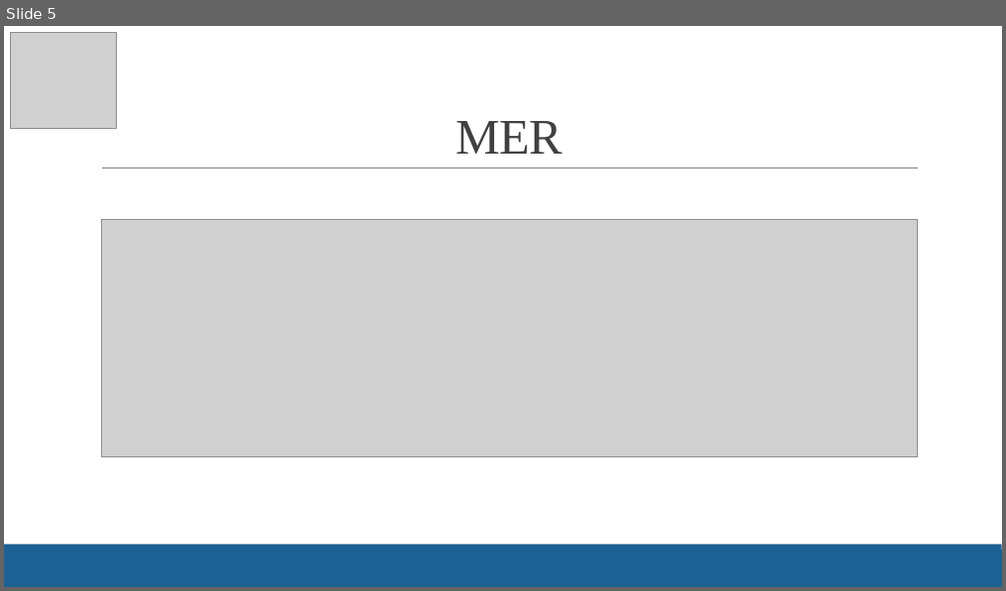
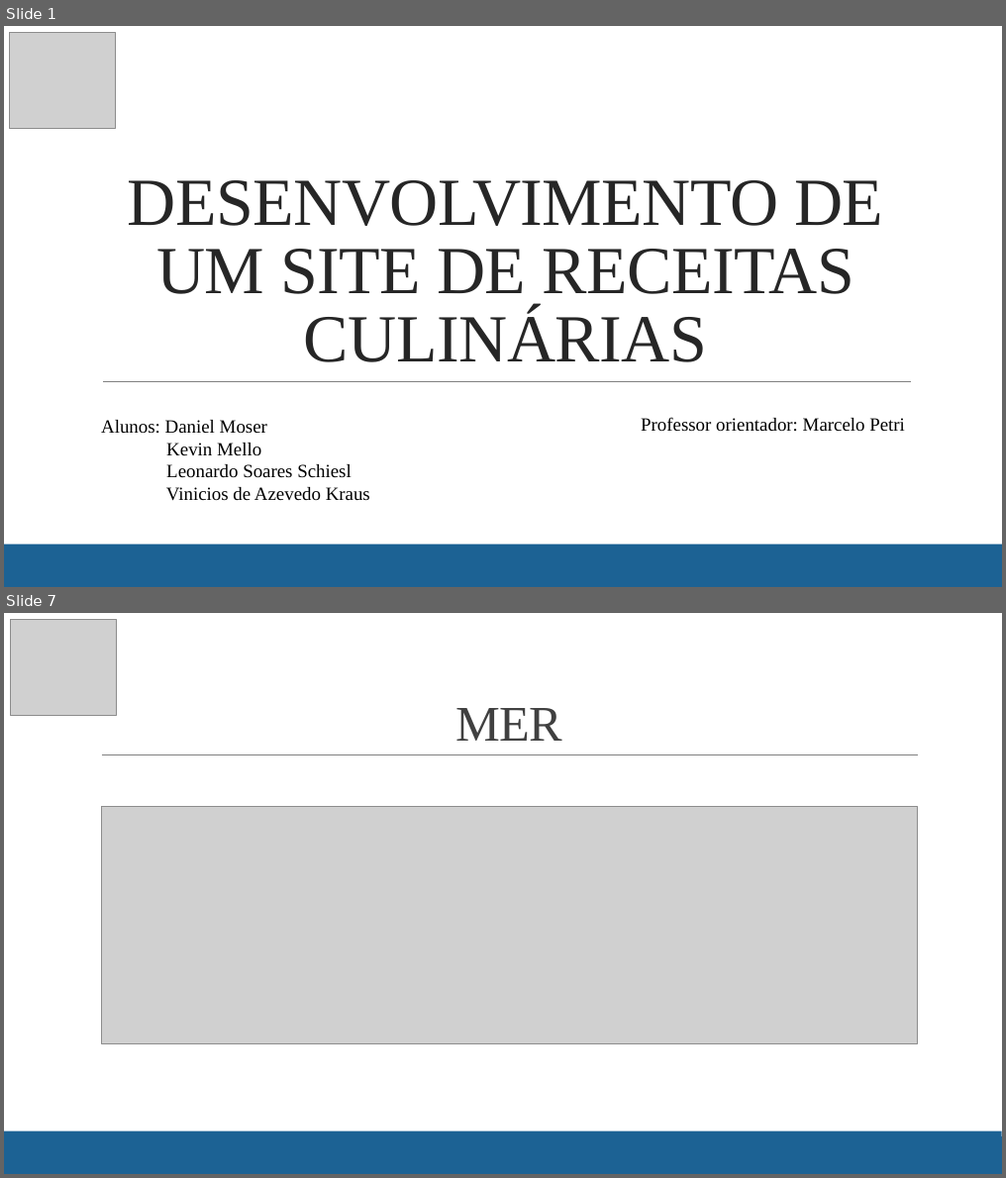
Before and after one commit to arezit/monkeysreceitas, a slide deck: TEXcerto.pptx. Shown one above the other, each under a label of ours: slide 5 before the commit, slides 1 and 7 after it; the slides between them are not shown. The pictures are 1006x591 and 1006x1178 pixels, drawn with LibreOffice and Linux fonts; fonts in the diff are those of the drawing; grey boxes stand for pictures. Boxes give left, top, right and bottom in pixels: in the first picture for what was removed or moved away, otherwise in the second. Text is boxed around its words. In the diff, an @@ line names an element or a change of style, - is before the commit and + after.

```diff
--- a/TEXcerto.pptx
+++ b/TEXcerto.pptx
@@ slide 1 added at bbox=[4, 26, 1002, 587], background #FFFFFF; not listed: 2 template elements that a slide beside it also shows @@
@@ picture added at bbox=[9, 32, 116, 128] @@
@@ title added at bbox=[128, 180, 883, 363], 64.8 pt, text #262626 @@
+DESENVOLVIMENTO DE UM SITE DE RECEITAS CULINÁRIAS
@@ line added from (103, 381) to (912, 381), #808080 0.5 pt @@
@@ text added at bbox=[101, 420, 370, 501], 18 pt, text #000000 @@
+Alunos: Daniel Moser
+Kevin Mello
+Leonardo Soares Schiesl
+Vinicios de Azevedo Kraus
@@ text added at bbox=[641, 417, 905, 432], 18 pt, text #000000 @@
+Professor orientador: Marcelo Petri
@@ what was slide 5 is now slide 7 @@
```
Also in this commit, not shown: 13 slides changed, 2 other slides added.
